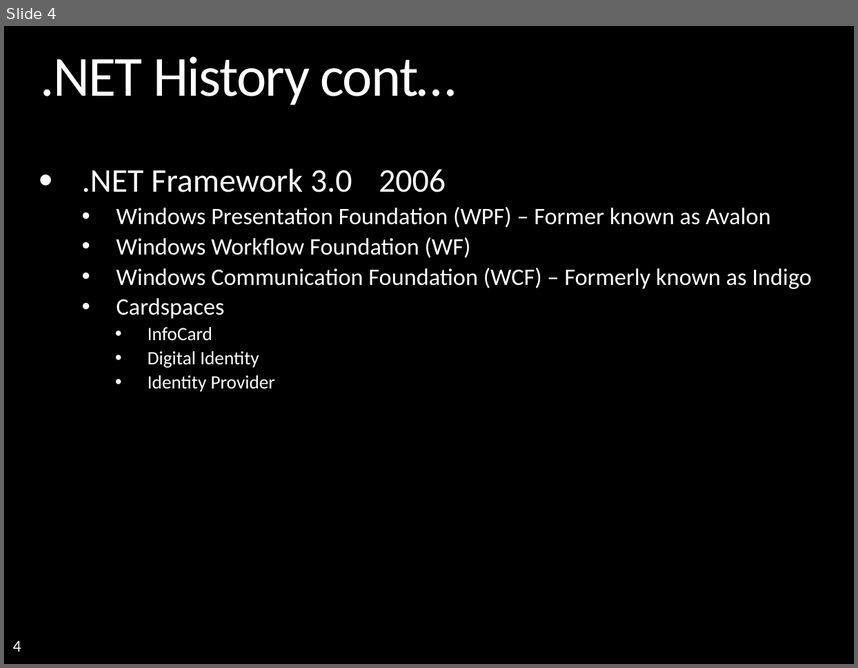
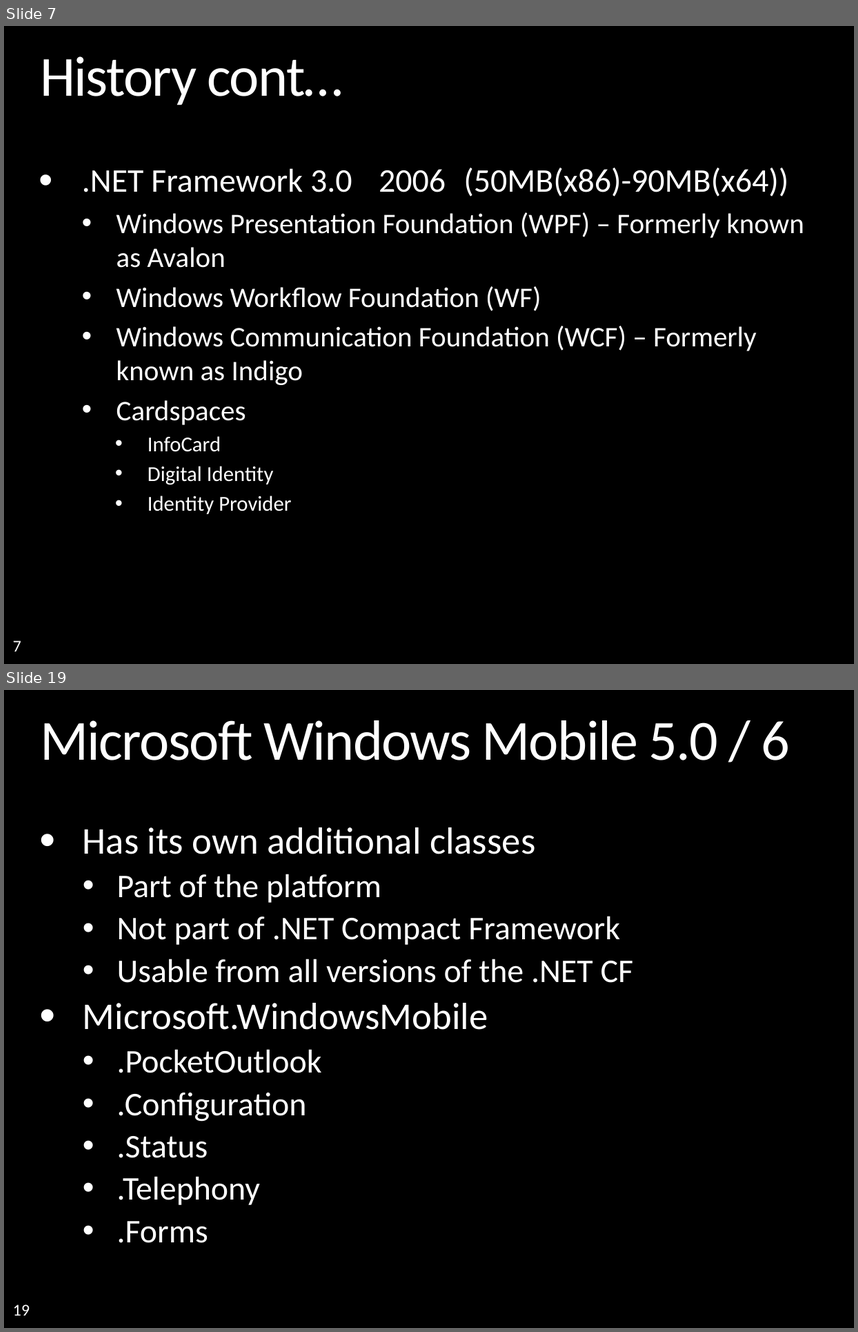
Before and after one commit to mattincode/teched2008, a slide deck: presentations/dotNET FW/TechEd - dotNET.pptx. Shown one above the other, each under a label of ours: slide 4 before the commit, slides 7 and 19 after it; the slides between them are not shown. The pictures are 858x668 and 858x1332 pixels, drawn with LibreOffice and Linux fonts; fonts in the diff are those of the drawing; background and template pictures are left out. Boxes give left, top, right and bottom in pixels: in the first picture for what was removed or moved away, otherwise in the second. Text is boxed around its words. In the diff, an @@ line names an element or a change of style, - is before the commit and + after.

```diff
--- a/presentations/dotNET FW/TechEd - dotNET.pptx
+++ b/presentations/dotNET FW/TechEd - dotNET.pptx
@@ slide 19 added at [4, 690, 854, 1328], background picture (left out); not listed: 1 template element that a slide beside it also shows @@
@@ title added at [40, 720, 790, 760], 48 pt, text #FFFFFF @@
+Microsoft Windows Mobile 5.0 / 6
@@ text added at [83, 827, 634, 1243], 28 pt, text #FFFFFF @@
+• Has its own additional classes
+  • Part of the platform
+  • Not part of .NET Compact Framework
+  • Usable from all versions of the .NET CF
+• Microsoft.WindowsMobile
+  • .PocketOutlook
+  • .Configuration
+  • .Status
+  • .Telephony
+  • .Forms
@@ what was slide 4 is now slide 7 @@
@@ slide 7 changed as well @@
@@ title at [40, 56, 343, 105]: text changed @@
-.NET History cont…
+History cont…
@@ text at [82, 167, 804, 267]: text changed; size 20 to 24 pt @@
-• .NET Framework 3.0 2006
-  • Windows Presentation Foundation (WPF) – Former known as Avalon
+• .NET Framework 3.0 2006 (50MB(x86)-90MB(x64))
+  • Windows Presentation Foundation (WPF) – Formerly known as Avalon
@@ text at [116, 286, 757, 514]: size 20 to 24 pt in "Windows Workflow Foundation (WF)", "Windows Communication Foundation (WCF) – Formerly known ...", "Cardspaces"; size 16 to 18 pt in "InfoCard", "Digital Identity", "Identity Provider"; line spacing 0.9 to 1 @@
@@ page number at [13, 640, 21, 651]: text changed @@
-4
+7
```
Also in this commit, not shown: 3 other slides changed, 18 other slides added, 2 slides removed, 1 other file.
